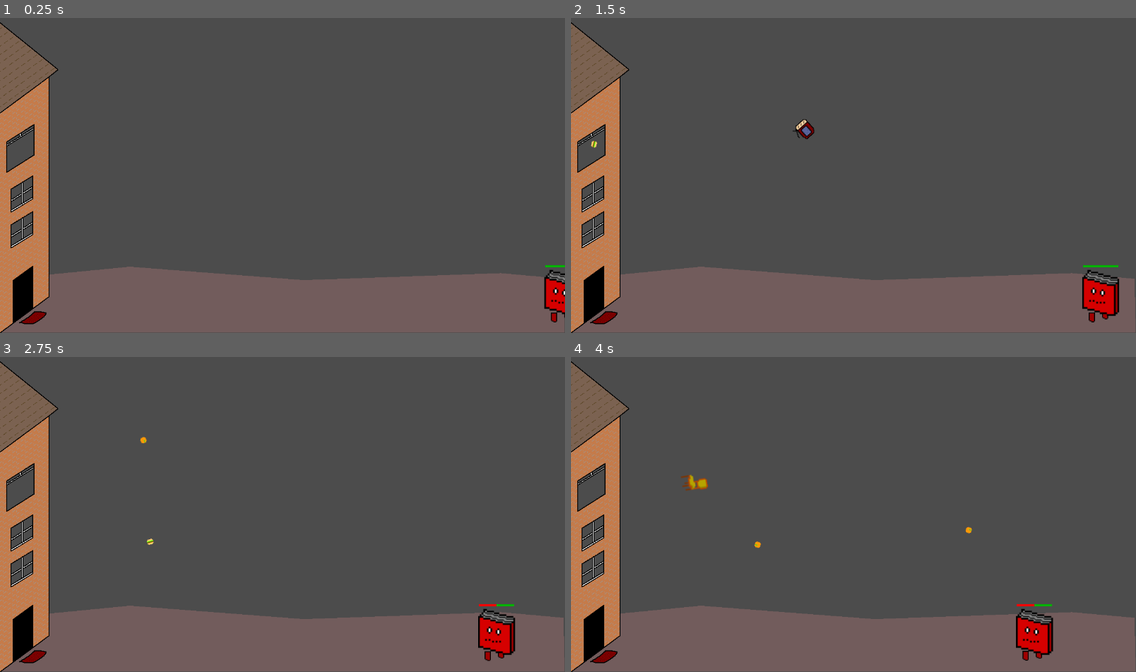
Above: before the commit, frames 1-4 (two rows, left to right).
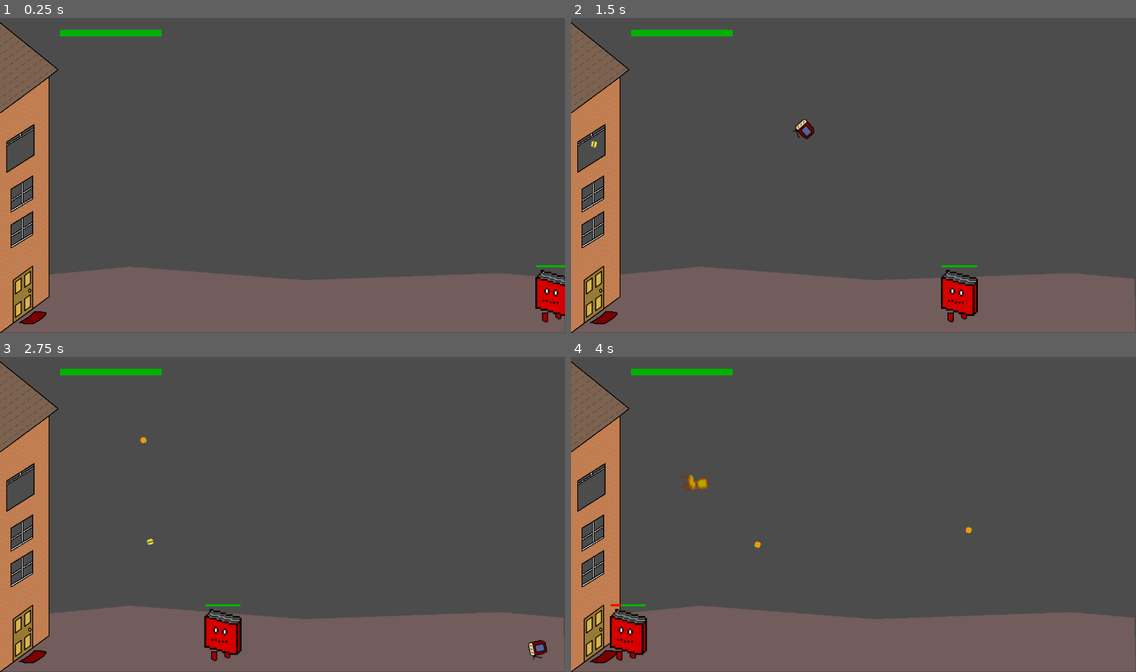
Above: after the commit, the same moments.

Repository: Boyquotes/unnamed_godot
Game: Godot game, scene res://Game.tscn
Same seed, same stepped clock (60 frames per second), same inputs: the game is played once before the commit and once after it.
Inputs (mouse positions are in pixels of both pictures, inside the frame that each line leads up to):
- Up to frame 1 (0.25 s): no input
- Up to frame 2 (1.5 s): move the mouse to (977, 159) at 0.52 s; press the mouse at (977, 159) at 0.53 s; move the mouse to (740, 191) at 1.27 s; release the mouse at (740, 191) at 1.28 s; click (740, 191) at 1.35 s
- Up to frame 3 (2.75 s): move the mouse to (339, 442) at 2.02 s; press the mouse at (339, 442) at 2.03 s
- Up to frame 4 (4 s): move the mouse to (825, 577) at 2.77 s; release the mouse at (825, 577) at 2.78 s; click (825, 577) at 2.85 s; move the mouse to (1023, 561) at 3.52 s; press the mouse at (1023, 561) at 3.53 s

The runs differ from the first frame. In frame 1, 1.4% of the frame differs, in the area x 2-100%, y 3-97%; in frame 2, 2.6%; in frame 3, 2.7%, in the area x 2-97%, y 3-97%; in frame 4, 2.6%.

Commit message:
Added lose state

Diff:
--- a/Book.tscn
+++ b/Book.tscn
@@ -32,3 +32,4 @@
 points = PoolVector2Array( 100, 10, 180, 10 )
 width = 5.0
 default_color = Color( 0, 0.701961, 0, 1 )
+[connection signal="area_entered" from="." to="." method="_on_Door_area_entered"]
--- a/Game.tscn
+++ b/Game.tscn
@@ -1,11 +1,15 @@
-[gd_scene load_steps=7 format=2]
+[gd_scene load_steps=9 format=2]
 
 [ext_resource path="res://Book.tscn" type="PackedScene" id=1]
 [ext_resource path="res://Projectile.tscn" type="PackedScene" id=2]
 [ext_resource path="res://src/Main.gd" type="Script" id=3]
-[ext_resource path="res://src/yeet.gd" type="Script" id=4]
+[ext_resource path="res://src/Yeet.gd" type="Script" id=4]
 [ext_resource path="res://resources/House_side.png" type="Texture" id=5]
 [ext_resource path="res://resources/House.png" type="Texture" id=6]
+[ext_resource path="res://resources/House_door.png" type="Texture" id=7]
+
+[sub_resource type="RectangleShape2D" id=1]
+extents = Vector2( 20, 50 )
 
 [node name="Game" type="Node2D"]
 script = ExtResource( 3 )
@@ -31,3 +35,20 @@
 
 [node name="Position2D" type="Position2D" parent="Sprite"]
 position = Vector2( -63.5955, -33.4398 )
+
+[node name="Area2D" type="Area2D" parent="Sprite" groups=[
+"door",
+]]
+
+[node name="Sprite2" type="Sprite" parent="Sprite/Area2D"]
+position = Vector2( -14, 273 )
+texture = ExtResource( 7 )
+
+[node name="CollisionShape2D" type="CollisionShape2D" parent="Sprite/Area2D"]
+position = Vector2( -14, 273 )
+shape = SubResource( 1 )
+
+[node name="Line2D" type="Line2D" parent="Sprite"]
+points = PoolVector2Array( 70, -320, 300, -320 )
+width = 15.0
+default_color = Color( 0, 0.701961, 0, 1 )
--- a/src/Book.gd
+++ b/src/Book.gd
@@ -13,8 +13,7 @@
 	hp = get_children()[2];
 
 func _process(_delta):
-	self.translate(Vector2(-1,0));
-
+	self.translate(Vector2(-5,0));
 	time += 1;
 	var movement = Vector2(0, sin(0.5 * time));
 	for child in get_children()[0].get_children():
@@ -23,7 +22,7 @@
 
 func take_damage(damage):
 	health -= damage;
-	if(damage > 0):
+	if damage > 0:
 		if !hp_damage:
 			hp_damage = Line2D.new();
 			hp_damage.width = 5;
@@ -42,3 +41,8 @@
 		hp.modulate.a = opacity
 		yield(get_tree(), "idle_frame");
 	self.queue_free();
+
+func _on_Door_area_entered(area):
+	if area.is_in_group('door'):
+		set_process(false);
+		area.get_parent().break_down();
--- a/src/Main.gd
+++ b/src/Main.gd
@@ -1,5 +1,7 @@
 extends Node2D
 
+var level = 0;
+var level_spawned = [15];
 var spawn_time = 10;
 var game_time = 0
 var spawned = 0;
@@ -8,7 +10,7 @@
 func _process(_delta):
 	game_time += 1
 	spawn_time -= 1
-	if spawn_time <= 0 && spawned < 15:
+	if spawn_time <= 0 && spawned < level_spawned[level]:
 		spawn_book();
 		spawn_time = max(80, 500 - (0.2 * game_time));
 		print(spawn_time);
@@ -23,3 +25,11 @@
 	enemy.add_to_group('enemies');
 
 	add_child(enemy);
+
+func finish_level():
+	var label = Label.new();
+	label.text = "You win!";
+
+	level += 1;
+	spawned = 0;
+	game_time = 0;
--- a/src/yeet.gd
+++ b/src/yeet.gd
@@ -1,10 +1,15 @@
 extends Sprite
 
 var active = false;
+var door : Area2D;
+var health = 20
+var hp;
+var hp_damage;
 export (PackedScene) var Projectile;
 
-func _process(_delta):
-	pass;
+func _ready():
+	door = get_child(2);
+	hp = get_child(3);
 
 func _input(_event):
 	if !active && Input.is_action_pressed("mouse_click"):
@@ -35,3 +40,35 @@
 	var mouse = get_global_mouse_position();
 	projectile.set_init_values(randi() % 8 + 2, mouse, damage);
 	return projectile;
+
+func break_down():
+	var time = 0;
+	var sprite : Sprite = door.get_child(0);
+	while door && door.get_overlapping_areas().size() > 0:
+		time += 1;
+		var movement = Vector2(0.6 * sin(time), 0.5 * sin(time));
+		sprite.translate(movement);
+		yield(get_tree(), "idle_frame");
+		if time % 60 == 0:
+			take_damage();
+
+	if !door:
+		get_parent().set_process(false);
+		for enemy in get_tree().get_nodes_in_group('enemies'):
+			enemy.die();
+
+func take_damage():
+	health -= 1;
+	if !hp_damage:
+		hp_damage = Line2D.new();
+		hp_damage.width = 15;
+		hp_damage.default_color = Color(1,0,0);
+		hp_damage.points = [Vector2(70,-320), Vector2(70,-320)];
+		hp.add_child(hp_damage);
+	hp_damage.points[1] = Vector2(min(300, 70 + (11.5 * (20 - health))), -320);
+	if health <= 0:
+		while door.modulate.a > 0:
+			var opacity = door.modulate.a - 0.1;
+			door.modulate.a = opacity
+			yield(get_tree(), "idle_frame");
+		door.queue_free();
Binary file added: resources/House_door.png
Not shown, added: resources/House_door.png.import
